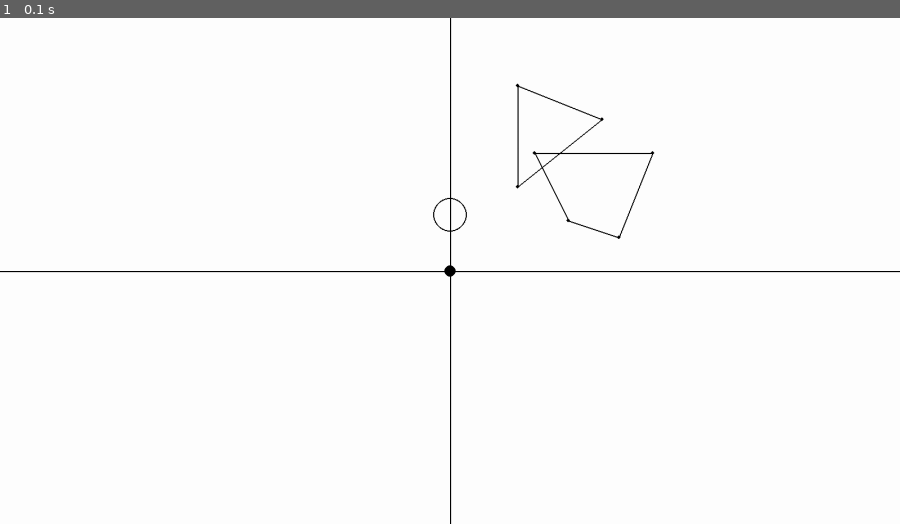
Above: before the commit, frame 1.
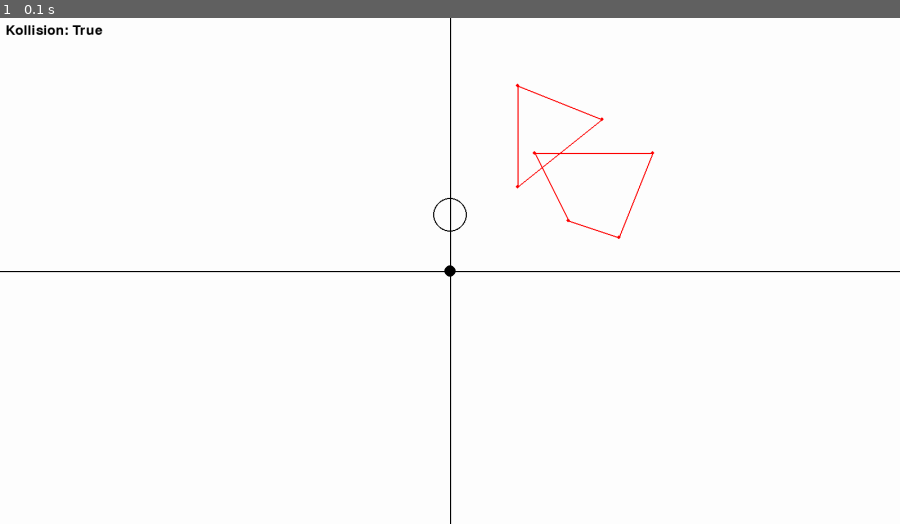
Above: after the commit, the same moment.

Repository: Ag-chr/GJK_SOP
Game: pygame game, started from main.py
Two runs of this game, one before a commit and one after it. Both use one fixed random seed, a clock stepped at 60 frames per second and the inputs below.
Inputs:
- Up to frame 1 (0.1 s): no input

The runs differ from the first frame. In frame 1, 0.4% of the frame differs, in the area x 0-73%, y 1-44%.

Commit message:
man kan se hvilke figurer kollidere nu

Diff:
--- a/figurer.py
+++ b/figurer.py
@@ -59,20 +59,20 @@
         punkt = Punkt(søjle_v[0][0], søjle_v[1][0])
         return punkt
 
-    def tegn(self, canvas):
+    def tegn(self, canvas, farve=(0,0,0)):
         # beregn transformation for punkter
 
         # tegn nye punkter på skærm
         tidligerePunkt = self.fåPunkt(0).tuple()
-        pygame.draw.circle(canvas, (0,0,0), til_skærm(tidligerePunkt), 3)
+        pygame.draw.circle(canvas, farve, til_skærm(tidligerePunkt), 3)
         for punkt in self.punkter:  # springer over første punkt
             punkt = self.tilVerden(punkt).tuple()
 
-            pygame.draw.circle(canvas, (0, 0, 0), til_skærm(punkt), 3)
-            pygame.draw.line(canvas, (0,0,0), til_skærm(tidligerePunkt), til_skærm(punkt), 2)
+            pygame.draw.circle(canvas, farve, til_skærm(punkt), 3)
+            pygame.draw.line(canvas, farve, til_skærm(tidligerePunkt), til_skærm(punkt), 2)
 
             tidligerePunkt = punkt
-        pygame.draw.line(canvas, (0, 0, 0), til_skærm(tidligerePunkt), til_skærm(self.fåPunkt(0).tuple()), 2)
+        pygame.draw.line(canvas, farve, til_skærm(tidligerePunkt), til_skærm(self.fåPunkt(0).tuple()), 2)
 
 
 class Simplex:
@@ -140,8 +140,8 @@
         self.radius = radius
 
 
-    def tegn(self, canvas):
-        pygame.draw.circle(canvas, (0, 0, 0), til_skærm(self.centrum.tuple()), self.radius, 2)
+    def tegn(self, canvas, farve=(0,0,0)):
+        pygame.draw.circle(canvas, farve, til_skærm(self.centrum.tuple()), self.radius, 2)
 
     def fåPunktLængstVækIEnRetning(self, r: Vektor) -> Punkt:
         _, vinkel = r.polær_vektor()
--- a/main.py
+++ b/main.py
@@ -14,6 +14,10 @@
 window = pygame.display.set_mode((VINDUEBREDDE, VINDUEHØJDE))
 scale = VINDUEHØJDE / 100
 canvas = pygame.Surface((VINDUEBREDDE, VINDUEHØJDE))
+font = pygame.font.Font(None, 36)
+
+text = font.render(f"Kollision: {False}", True, (0, 0, 0))
+text_rect = text.get_rect(topleft=(10, 10))
 
 figurer = []
 
@@ -43,7 +47,6 @@
 figurer.append(cirkel)
 
 
-
 def start():
     holderFigur = False
     holdtFigur = None
@@ -56,8 +59,6 @@
                 running = False
             elif event.type == pygame.KEYDOWN and event.key == pygame.K_ESCAPE:
                 running = False
-            elif event.type == pygame.KEYDOWN and event.key == pygame.K_k:
-                print(tjekKollision(figur1, figur2))
 
             if event.type == pygame.MOUSEBUTTONDOWN and event.button == 1:
                 pos = list(event.pos)
@@ -81,8 +82,6 @@
                 holdtFigur.centrum.x += bevægelse[0]
                 holdtFigur.centrum.y -= bevægelse[1]
 
-
-
         canvas.fill((255, 255, 255))
         pygame.draw.line(canvas, (0, 0, 0), til_skærm(-VINDUEBREDDE / 2, 0), til_skærm(VINDUEBREDDE / 2, 0),
                          2)  # x akse
@@ -93,6 +92,16 @@
         for figur in figurer:
             figur.tegn(canvas)
 
+        kollision = False
+        for figur1 in figurer:
+            for figur2 in figurer:
+                if tjekKollision(figur1, figur2):
+                    kollision = True
+                    figur1.tegn(canvas, (255, 0, 0))
+                    figur2.tegn(canvas, (255, 0, 0))
+        text = font.render(f"Kollision: {kollision}", True, (0, 0, 0))
+
+        canvas.blit(text, text_rect)
         window.set_clip(pygame.Rect((0, 0), (VINDUEBREDDE, VINDUEHØJDE)))
         window.blit(canvas, (0, 0))
         pygame.display.update()
@@ -113,13 +122,13 @@
         simplex.tilføj(support(figur1, figur2, r))
 
         # sikre at det nyeste tilføjet punkt faktisk passerede origo
-        if (simplex.fåSeneste().dot(r) <= 0):
+        if simplex.fåSeneste().dot(r) <= 0:
             # det betyder at punktet passerede ikke origo
             # dette betyder at det er umuligt at lave en trekant som indeholder origo
             # da vi altid laver punkter på kanten af minkowski differencen
             return False
         else:
-            if (simplex.indeholder(Punkt(0,0), r)):
+            if simplex.indeholder(Punkt(0,0), r):
                 return True
 
 
--- a/position.py
+++ b/position.py
@@ -98,6 +98,7 @@
 
     def enhed_vektor(self):
         længde = self.længde()
+        if længde == 0: return Vektor(0, 0)
         return Vektor(self.x/længde, self.y/længde, self.z/længde)
 
     def polær_vektor(self):
